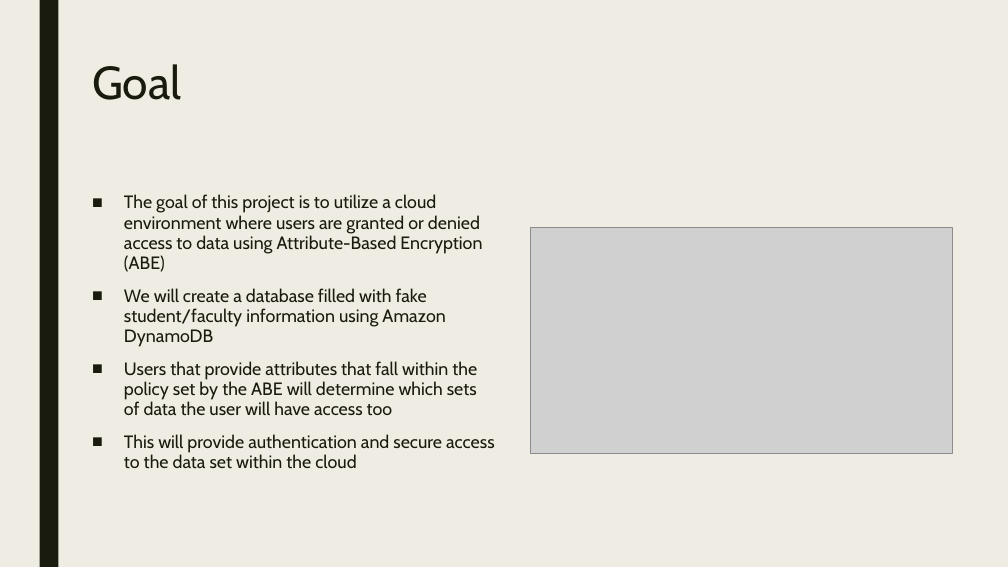
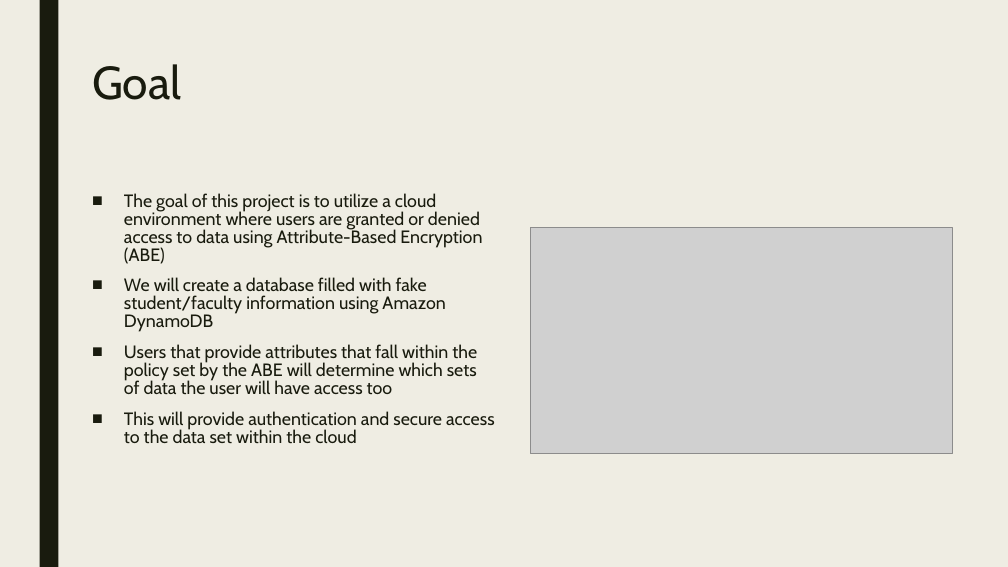
Before and after one commit to Synpy/Cloud-Database, a slide deck: slide 2 of Final_Presentation.pptx. Drawn at 1008x567 pixels with LibreOffice and Linux fonts; fonts in the diff are those of the drawing; grey boxes stand for pictures. Boxes give left, top, right and bottom in pixels: in the first picture for what was removed or moved away, otherwise in the second. Text is boxed around its words. In the diff, an @@ line names an element or a change of style, - is before the commit and + after.

```diff
--- a/Final_Presentation.pptx
+++ b/Final_Presentation.pptx
@@ text "The goal of this project ..." at [124,193,495,443]: line spacing 0.94 to 0.84 @@
```
